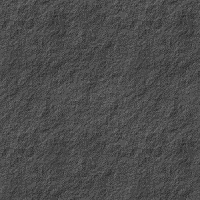
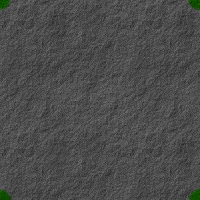
The second 200x200 image is a revision of the first. Changes to its layers:
added layer "Pasted Layer #2" (multiply) above "Pasted Layer #1" over [188,187,200,200]
added layer "Pasted Layer #1" (multiply) above "Pasted Layer" over [187,0,200,11]
added layer "Pasted Layer" (multiply) above "Layer #10" over [0,0,11,11]
added layer "Layer #10" (multiply) above "Layer #8" over [0,188,13,200]
